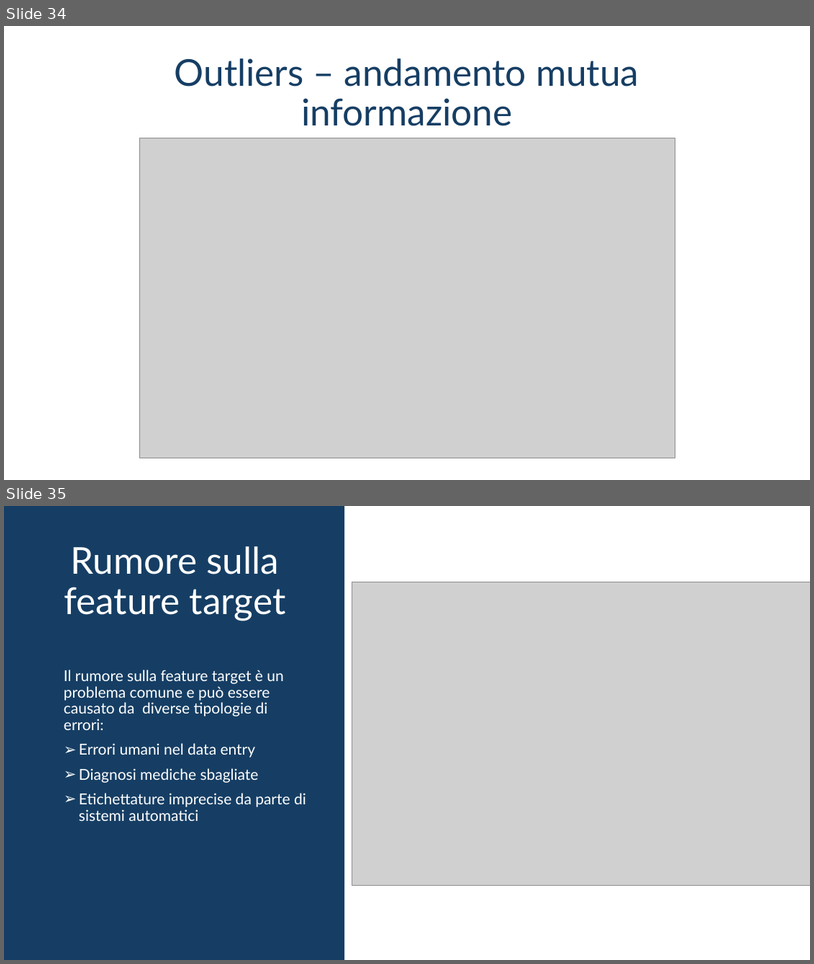
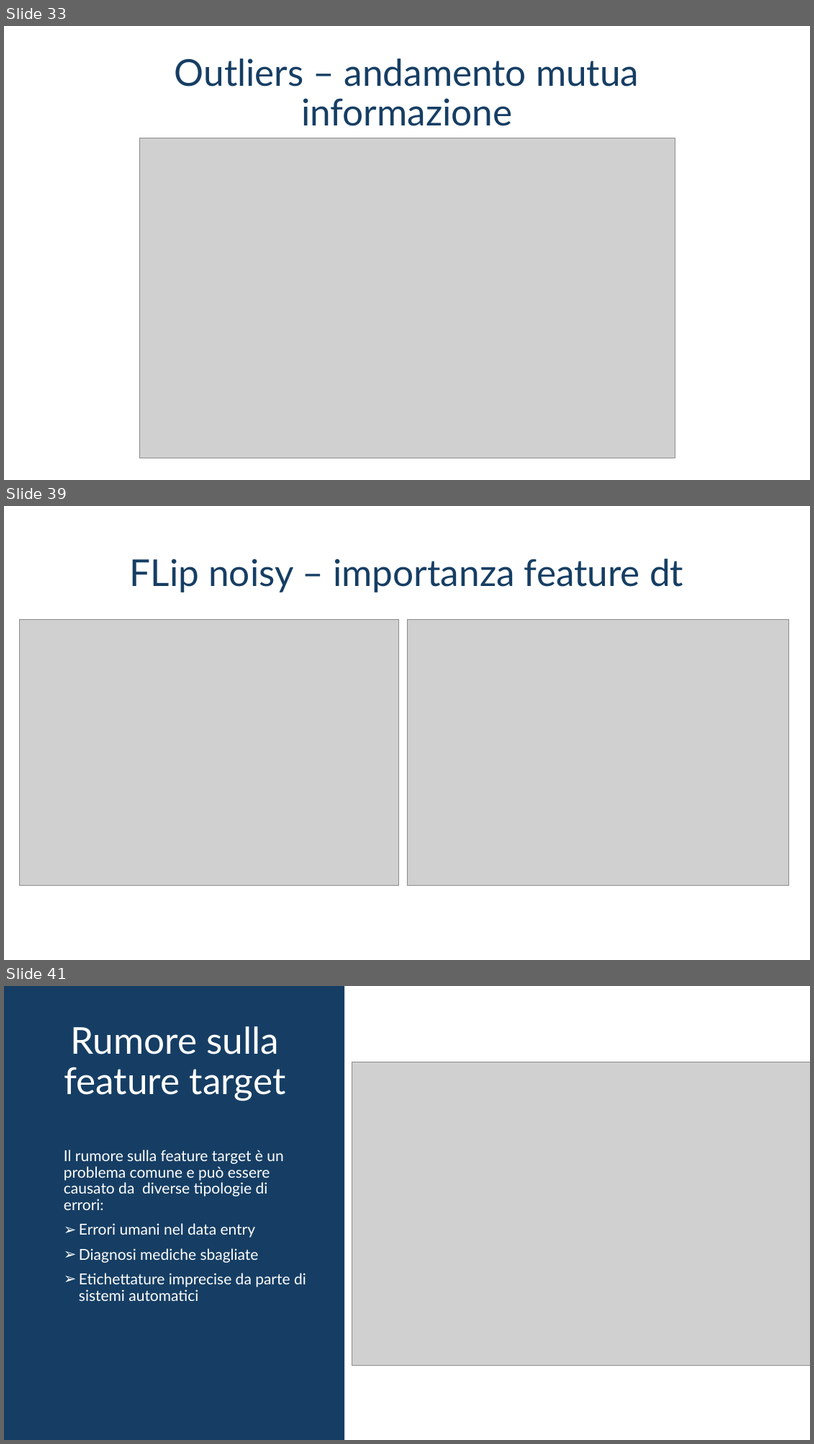
Before and after one commit to andreaspagnolo/architetture_dati, a slide deck: dirty_dataset_presentation.pptx. Shown one above the other, each under a label of ours: slides 34 and 35 before the commit, slides 33, 39 and 41 after it; the slides between them are not shown. The pictures are 814x964 and 814x1444 pixels, drawn with LibreOffice and Linux fonts; fonts in the diff are those of the drawing; grey boxes stand for pictures. Boxes give left, top, right and bottom in pixels: in the first picture for what was removed or moved away, otherwise in the second. Text is boxed around its words. In the diff, an @@ line names an element or a change of style, - is before the commit and + after.

```diff
--- a/dirty_dataset_presentation.pptx
+++ b/dirty_dataset_presentation.pptx
@@ slide 39 added at (4, 506, 810, 960), background #FFFFFF @@
@@ title added at (130, 559, 684, 592), 44 pt, text #163E64 @@
+FLip noisy – importanza feature dt
@@ picture added at (19, 619, 399, 885) @@
@@ picture added at (407, 619, 790, 885) @@
@@ what was slide 34 is now slide 33 @@
@@ what was slide 35 is now slide 41 @@
```
Also in this commit, not shown: 6 slides changed, 6 other slides added, 1 slide removed, 2 other files.
